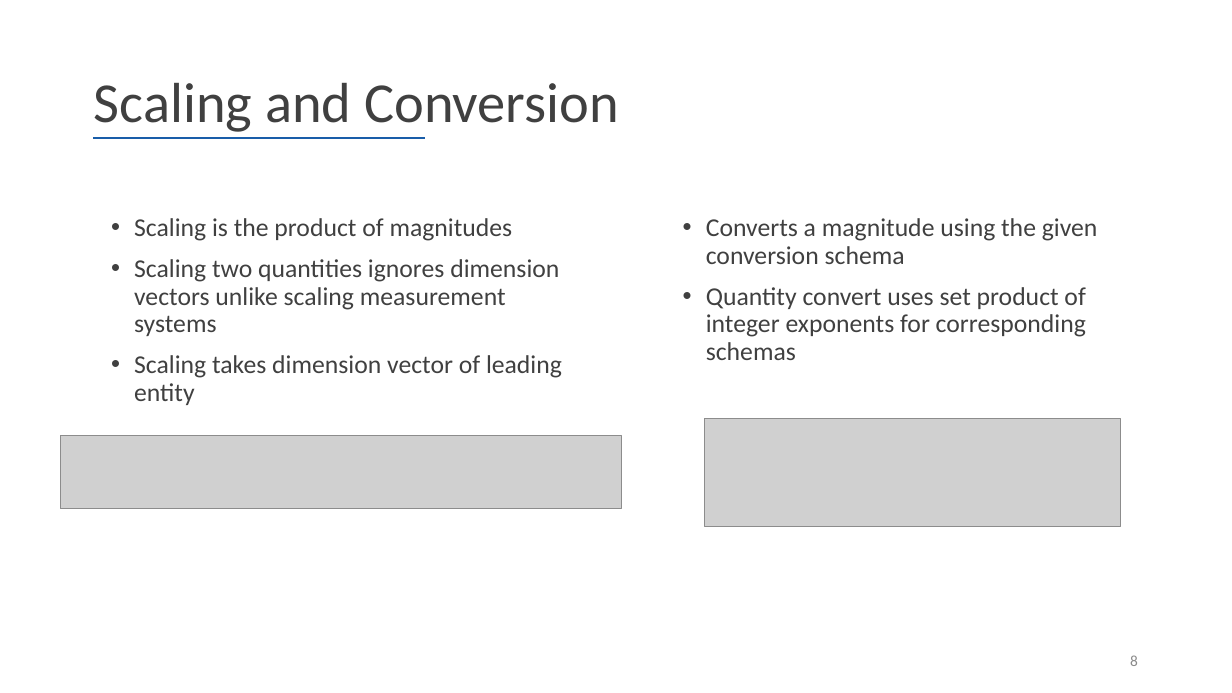
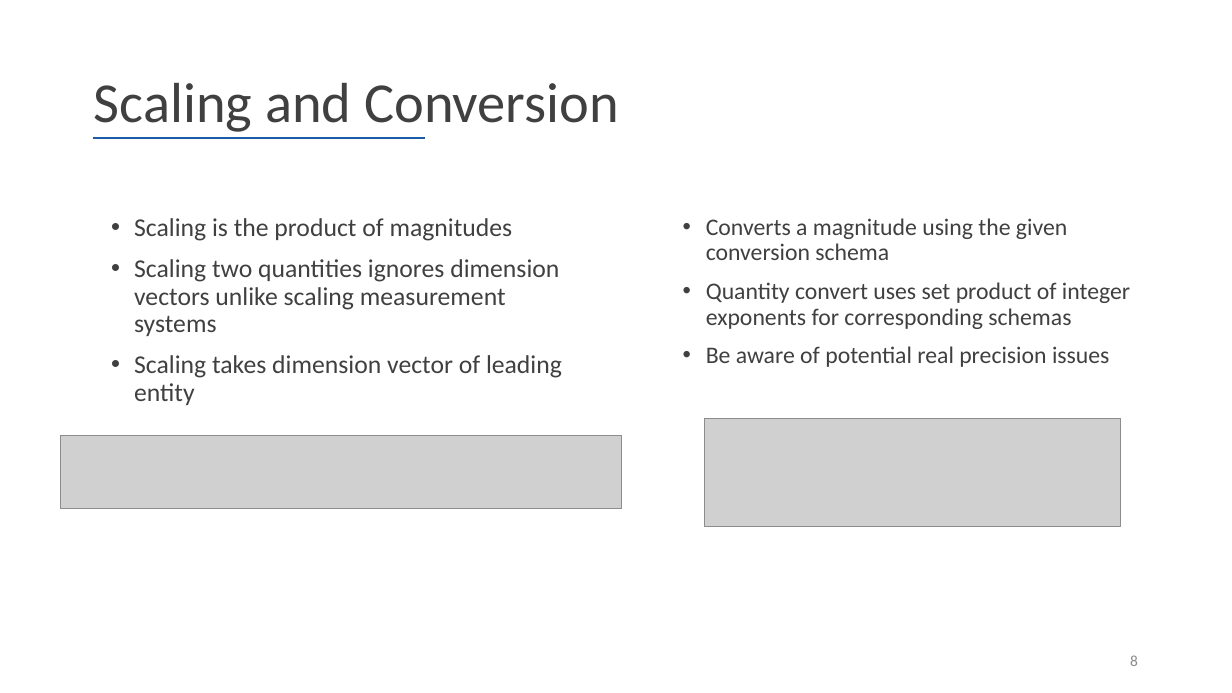
Before and after one commit to leouk/VDM_Toolkit, a slide deck: slide 8 of plugins/vdm2isa/pub/isq-lib/International System of Quantities library in VDM.pptx. Drawn at 1232x693 pixels with LibreOffice and Linux fonts; fonts in the diff are those of the drawing; grey boxes stand for pictures; background and template pictures are left out. Boxes give left, top, right and bottom in pixels: in the first picture for what was removed or moved away, otherwise in the second. Text is boxed around its words. In the diff, an @@ line names an element or a change of style, - is before the commit and + after.

```diff
--- a/plugins/vdm2isa/pub/isq-lib/International System of Quantities library in VDM.pptx
+++ b/plugins/vdm2isa/pub/isq-lib/International System of Quantities library in VDM.pptx
@@ text at (706, 218, 1130, 329): size 20 to 18.5 pt in "Converts a magnitude using the given conversion ...", "Quantity convert uses set product of integer ..." @@
@@ text at (706, 346, 1110, 367): paragraph added @@
+• Be aware of potential real precision issues
```
Also in this commit, not shown: 2 other slides changed.
